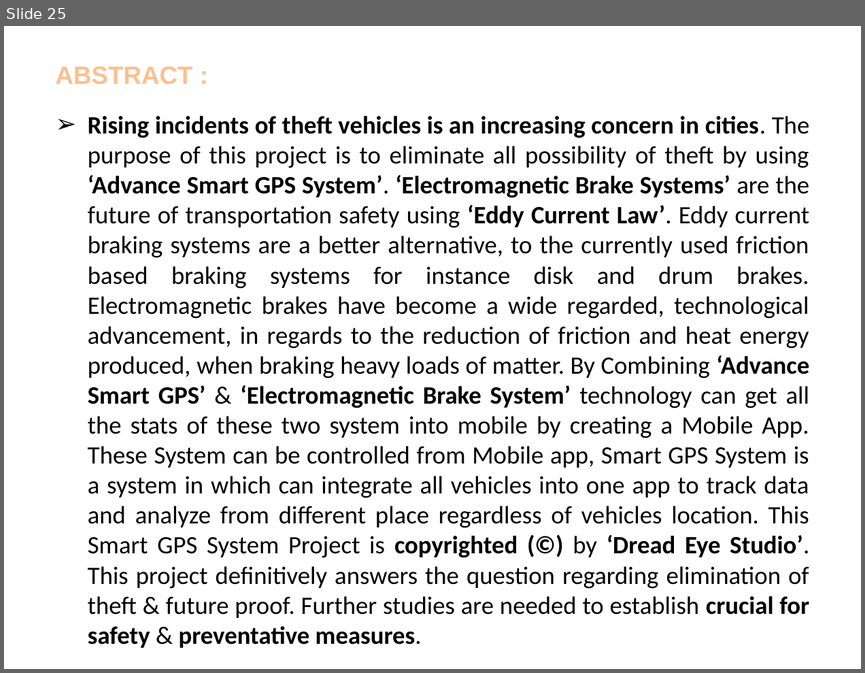
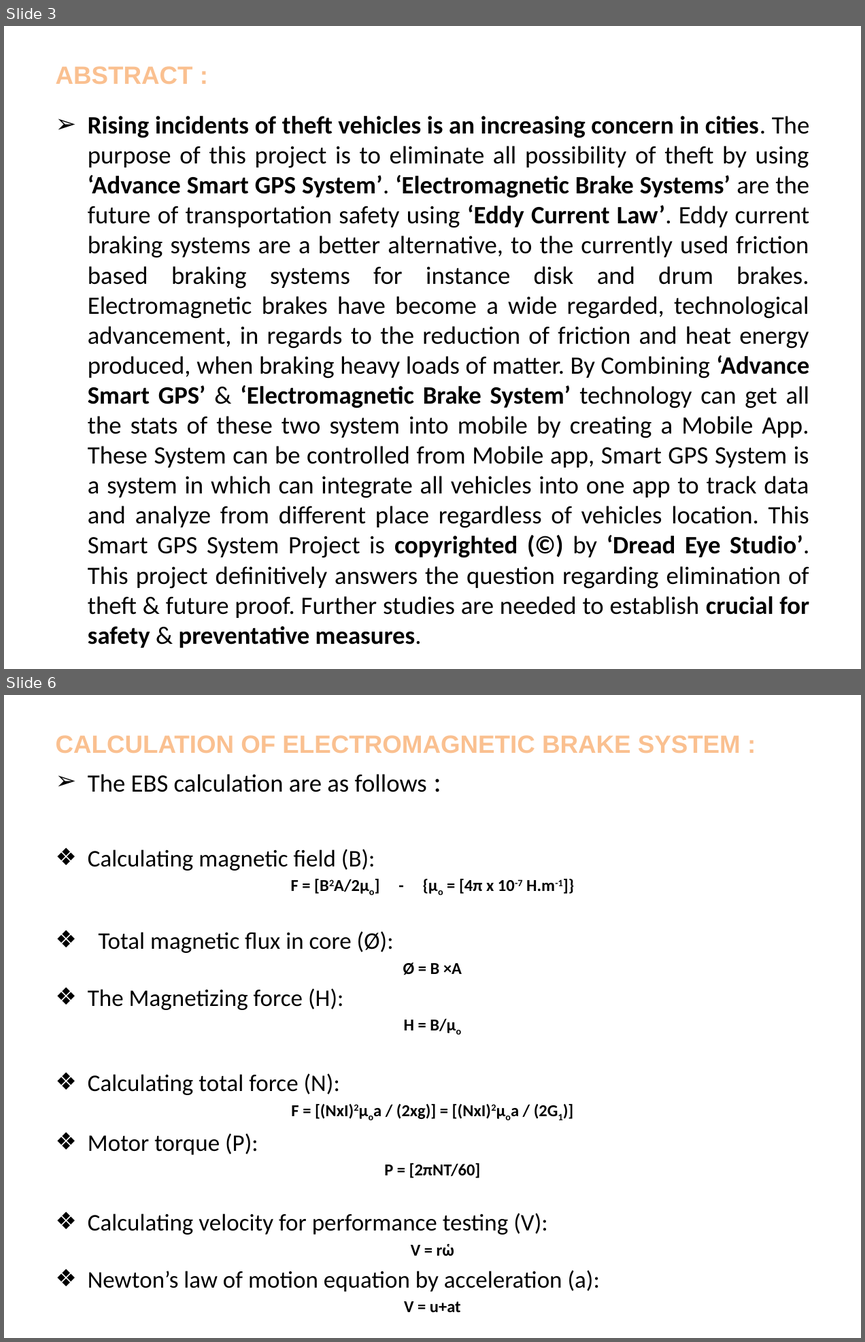
Before and after one commit to NihaalKnight87/Advance-Smart-GPS-Electromagnetic-Brake-System, a slide deck: PROJECT-2/NIHAAL/PPT/AS-GPS & EMBS_PPT.pptx. Shown one above the other, each under a label of ours: slide 25 before the commit, slides 3 and 6 after it; the slides between them are not shown. The pictures are 865x673 and 865x1342 pixels, drawn with LibreOffice and Linux fonts; fonts in the diff are those of the drawing; background and template pictures are left out. Boxes give left, top, right and bottom in pixels: in the first picture for what was removed or moved away, otherwise in the second. Text is boxed around its words. In the diff, an @@ line names an element or a change of style, - is before the commit and + after.

```diff
--- a/PROJECT-2/NIHAAL/PPT/AS-GPS & EMBS_PPT.pptx
+++ b/PROJECT-2/NIHAAL/PPT/AS-GPS & EMBS_PPT.pptx
@@ slide 6 added at box(4, 695, 861, 1338), background picture (left out) @@
@@ title added at box(56, 735, 740, 753), 21 pt, text #FAC090, bold @@
+CALCULATION OF ELECTROMAGNETIC BRAKE SYSTEM :
@@ text added at box(88, 774, 600, 1312), 20 pt, text #000000 @@
+➢ The EBS calculation are as follows :
+❖ Calculating magnetic field (B):
+F = [B2A/2µo] - {µo = [4π x 10-7 H.m-1]}
+❖ Total magnetic flux in core (Ø):
+Ø = B ×A
+❖ The Magnetizing force (H):
+H = B/µo
+❖ Calculating total force (N):
+F = [(NxI)2µoa / (2xg)] = [(NxI)2µoa / (2G1)]
+❖ Motor torque (P):
+P = [2πNT/60]
+❖ Calculating velocity for performance testing (V):
+V = rὡ
+❖ Newton’s law of motion equation by acceleration (a):
+V = u+at
@@ what was slide 25 is now slide 3 @@
```
Also in this commit, not shown: 1 slide changed, 1 other slide added, 10 other files.
